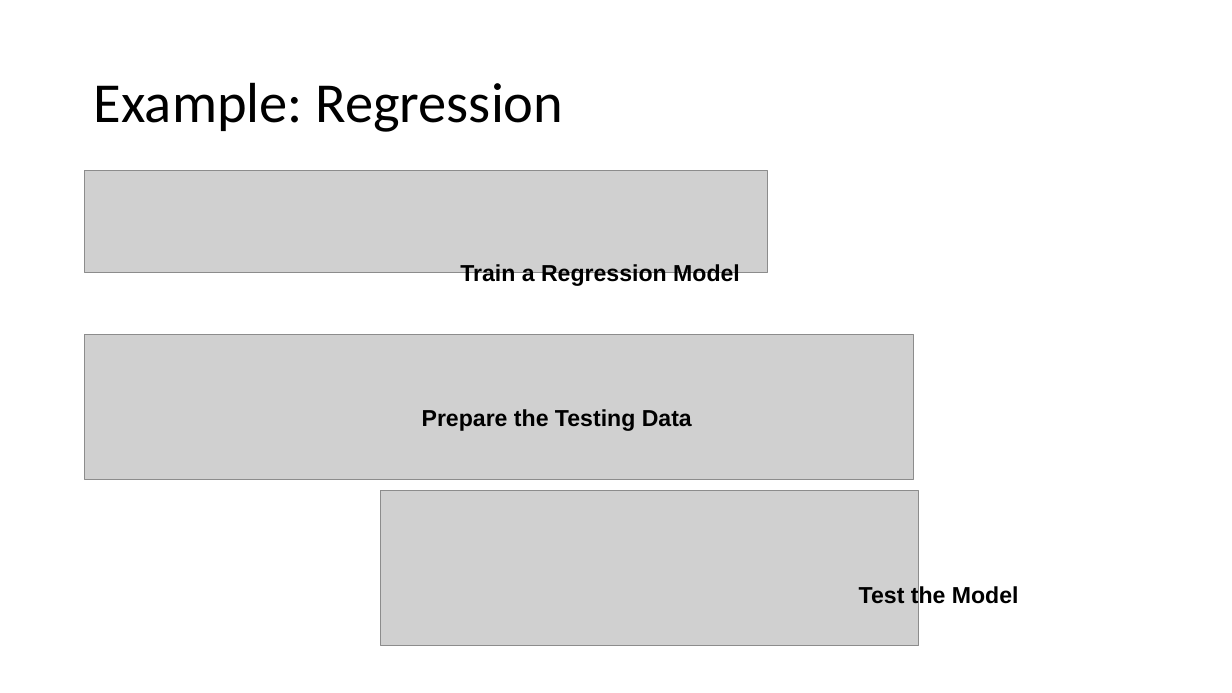
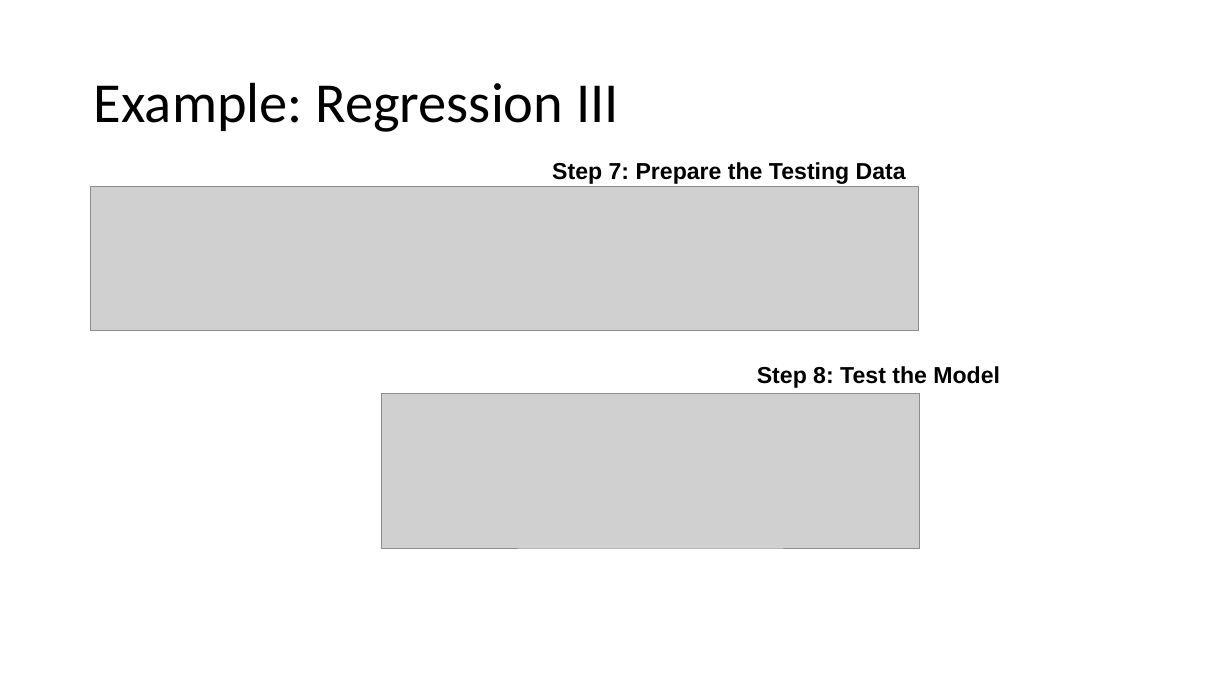
Before and after one commit to Azure-Bootcamp-Troy/GettingStartedMLSparkHDInsight, a slide deck: slide 30 of Getting Started with ML with Spark on HDInsight.pptx (slide 26 before the commit). Drawn at 1232x693 pixels with LibreOffice and Linux fonts; fonts in the diff are those of the drawing; grey boxes stand for pictures. Boxes give left, top, right and bottom in pixels: in the first picture for what was removed or moved away, otherwise in the second. Text is boxed around its words. In the diff, an @@ line names an element or a change of style, - is before the commit and + after.

```diff
--- a/Getting Started with ML with Spark on HDInsight.pptx
+++ b/Getting Started with ML with Spark on HDInsight.pptx
@@ title at bbox=[94, 82, 619, 132]: text changed @@
-Example: Regression
+Example: Regression III
@@ picture removed at bbox=[85, 171, 768, 273] @@
@@ text at bbox=[552, 162, 906, 184]: text changed @@
-Prepare the Testing Data
+Step 7: Prepare the Testing Data
@@ picture: place and size @@
-picture at bbox=[85, 335, 914, 479]
+picture at bbox=[91, 187, 920, 331]
@@ text removed at bbox=[460, 264, 740, 287] @@
-Train a Regression Model
@@ text at bbox=[757, 366, 1000, 388]: text changed @@
-Test the Model
+Step 8: Test the Model
@@ picture: place and size @@
-picture at bbox=[381, 491, 919, 646]
+picture at bbox=[382, 393, 920, 548]
```
Also in this commit, not shown: 9 other slides changed, 5 slides added, 1 other file.
